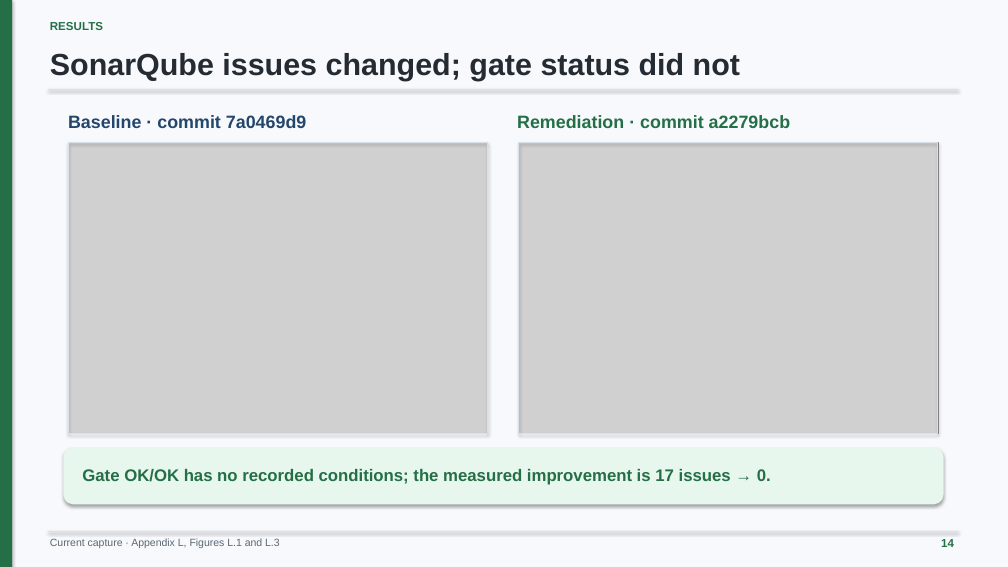
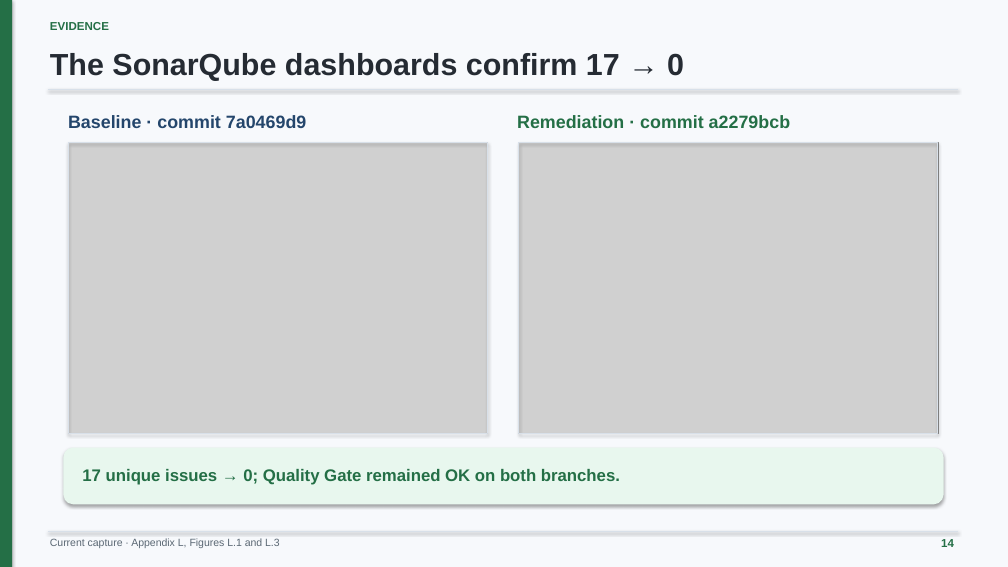
Before and after one commit to minatozaki98/financial-accounting, a slide deck: slide 14 of Document/outputs/final-defense/G6519692_Zaw_Ye_Htut_Ko_Final_Thesis_Defense.pptx. Drawn at 1008x567 pixels with LibreOffice and Linux fonts; fonts in the diff are those of the drawing; grey boxes stand for pictures. Boxes give left, top, right and bottom in pixels: in the first picture for what was removed or moved away, otherwise in the second. Text is boxed around its words. In the diff, an @@ line names an element or a change of style, - is before the commit and + after.

Commit message:
docs: lead defense with research question and focused Sonar outcome

```diff
--- a/Document/outputs/final-defense/G6519692_Zaw_Ye_Htut_Ko_Final_Thesis_Defense.pptx
+++ b/Document/outputs/final-defense/G6519692_Zaw_Ye_Htut_Ko_Final_Thesis_Defense.pptx
@@ text at [50,22,109,30]: text changed @@
-RESULTS
+EVIDENCE
@@ text at [50,53,684,81]: text changed @@
-SonarQube issues changed; gate status did not
+The SonarQube dashboards confirm 17 → 0
@@ text at [82,469,620,485]: text changed @@
-Gate OK/OK has no recorded conditions; the measured improvement is 17 issues → 0.
+17 unique issues → 0; Quality Gate remained OK on both branches.
```
Also in this commit, not shown: 5 other slides changed, 1 slide added, 1 slide removed, 2 other files.
